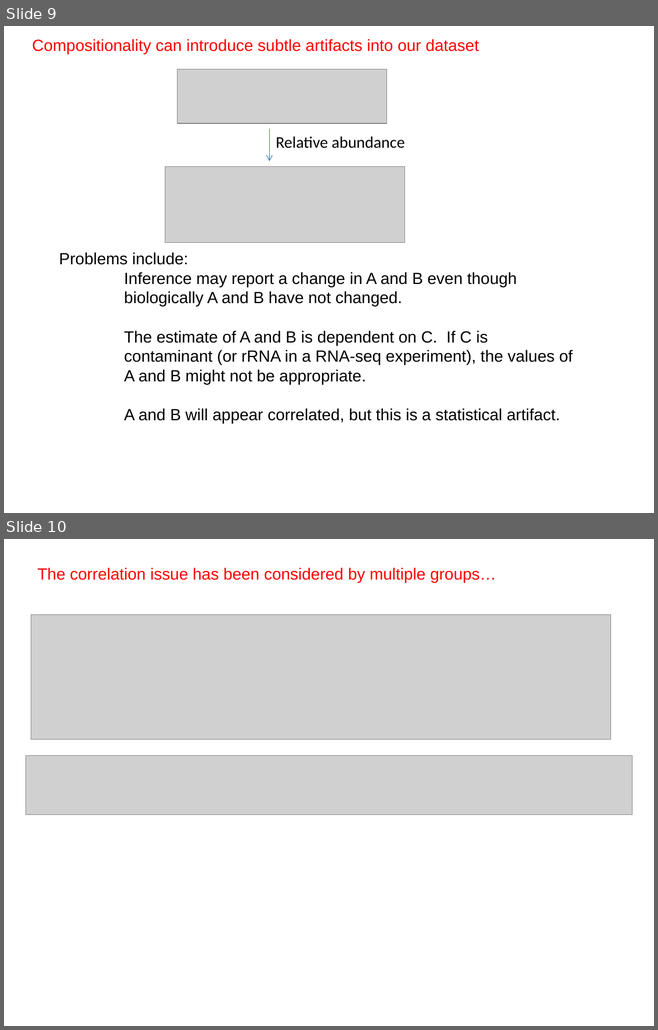
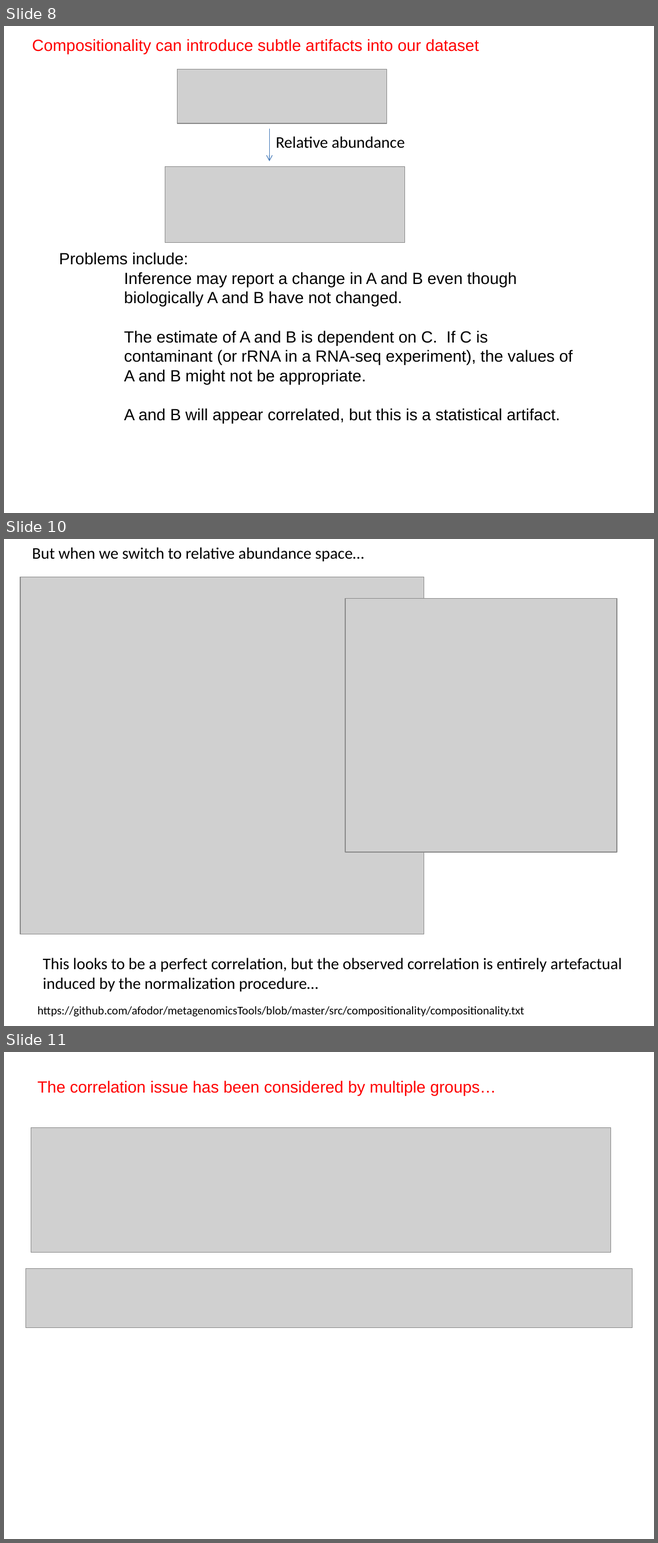
Before and after one commit to afodor/afodor.github.io, a slide deck: classes/stats2017/Lecture22.pptx. Shown one above the other, each under a label of ours: slides 9 and 10 before the commit, slides 8, 10 and 11 after it; the slides between them are not shown. The pictures are 658x1030 and 658x1543 pixels, drawn with LibreOffice and Linux fonts; fonts in the diff are those of the drawing; grey boxes stand for pictures. Boxes give left, top, right and bottom in pixels: in the first picture for what was removed or moved away, otherwise in the second. Text is boxed around its words. In the diff, an @@ line names an element or a change of style, - is before the commit and + after.

```diff
--- a/classes/stats2017/Lecture22.pptx
+++ b/classes/stats2017/Lecture22.pptx
@@ slide 10 added at (4, 539, 654, 1026), background #FFFFFF @@
@@ text added at (32, 547, 364, 562), 18 pt, text #000000 @@
+But when we switch to relative abundance space…
@@ picture added at (20, 577, 424, 934) @@
@@ picture added at (345, 599, 616, 853) @@
@@ text added at (43, 958, 622, 992), 18 pt, text #000000 @@
+This looks to be a perfect correlation, but the observed correlation is entirely artefactual
+induced by the normalization procedure…
@@ text added at (38, 1006, 524, 1017), 13 pt, text #000000 @@
+https://github.com/afodor/metagenomicsTools/blob/master/src/compositionality/compositionality.txt
@@ what was slide 9 is now slide 8 @@
@@ what was slide 10 is now slide 11 @@
```
Also in this commit, not shown: 1 slide changed, 4 other slides added, 3 slides removed, 1 other file.
